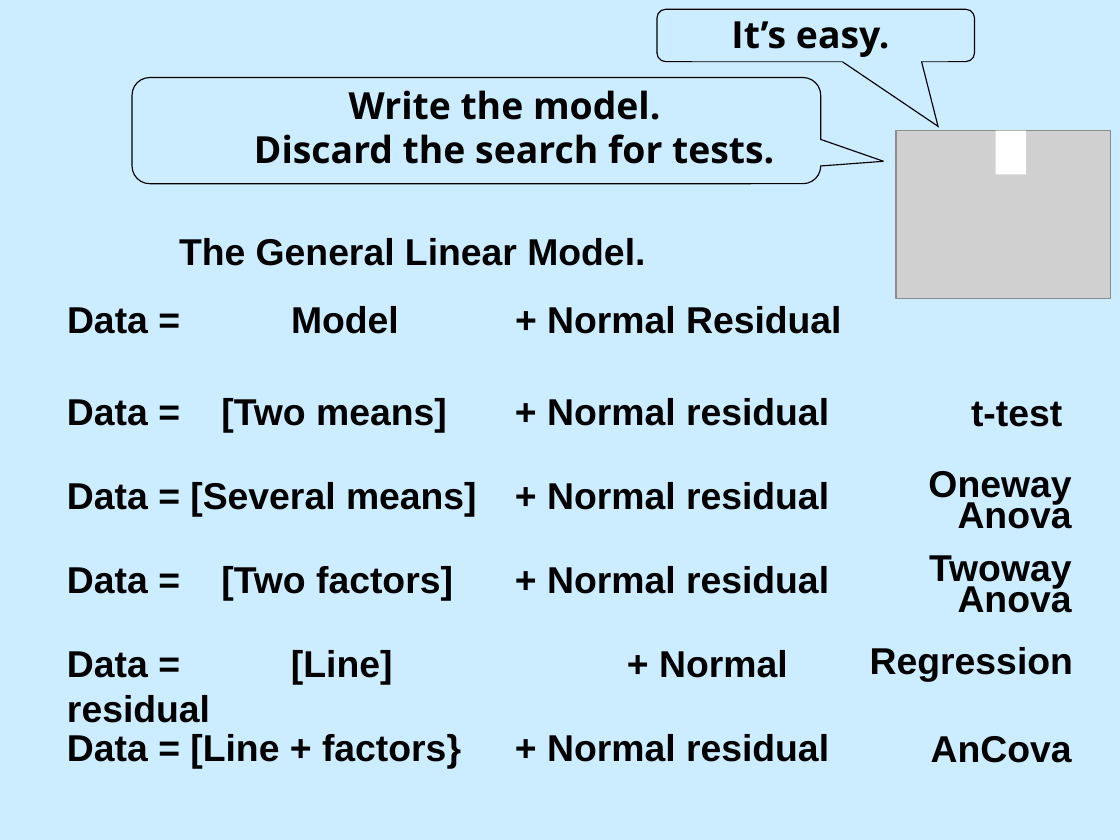
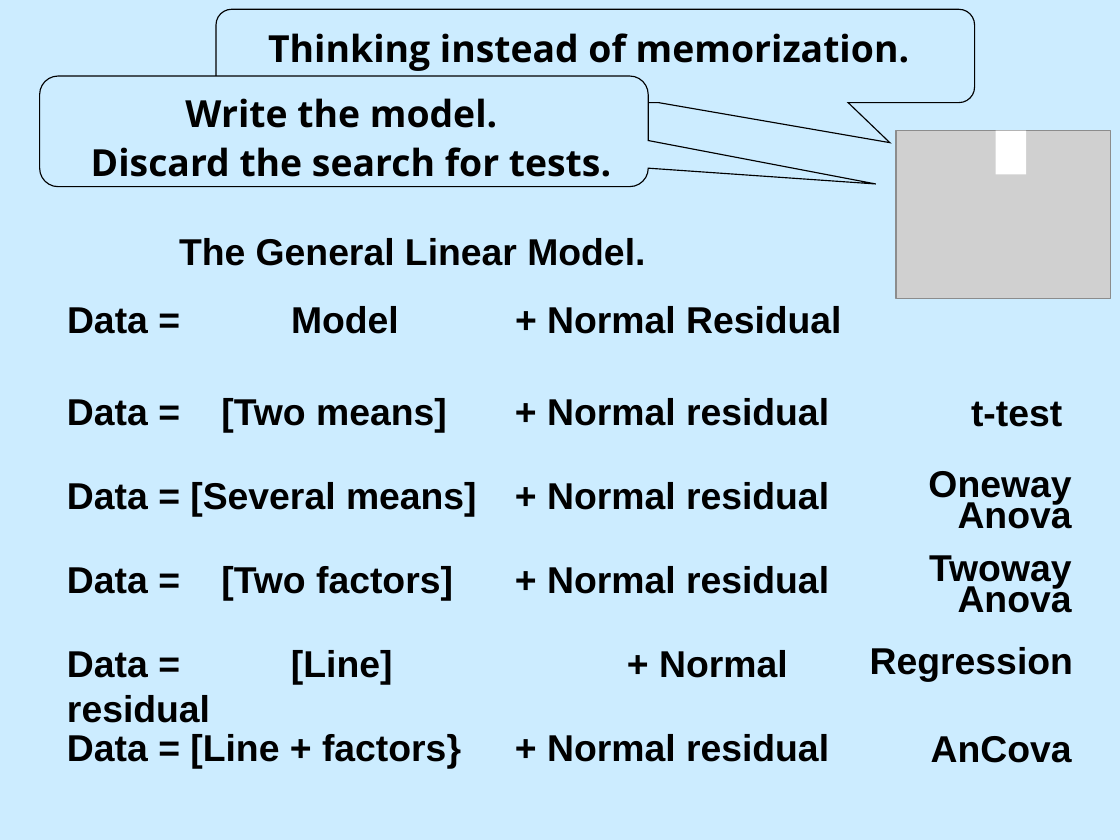
Before and after one commit to DavidCSchneider/StatisticalScience, a slide deck: slide 27 of LNotes/Pt1/Ch1_1.ppt (slide 25 before the commit). Drawn at 1120x840 pixels with LibreOffice and Linux fonts; fonts in the diff are those of the drawing; grey boxes stand for pictures. Boxes give left, top, right and bottom in pixels: in the first picture for what was removed or moved away, otherwise in the second. Text is boxed around its words. In the diff, an @@ line names an element or a change of style, - is before the commit and + after.

```diff
--- a/LNotes/Pt1/Ch1_1.ppt
+++ b/LNotes/Pt1/Ch1_1.ppt
@@ rounded speech box added at (216, 9, 974, 102), fill #CCECFF, outline #000000 0.74 pt @@
@@ rounded speech box removed at (657, 9, 976, 62) @@
@@ text removed at (731, 21, 890, 57) @@
-It’s easy.
@@ text added at (268, 33, 909, 71), 24 pt, text #000000, bold @@
+Thinking instead of memorization.
@@ text "Write the model.": place and size @@
-text "Write the model." at (254, 90, 774, 164)
+text "Write the model." at (91, 98, 611, 187)
@@ rounded speech box: place and size @@
-rounded speech box at (132, 77, 821, 184)
+rounded speech box at (39, 76, 647, 187)
@@ rounded speech box at (39, 76, 647, 187): proportions changed @@
@@ text at (91, 147, 611, 187): line spacing 1 to 0.5; more space between paragraphs @@
```
Also in this commit, not shown: 28 other slides changed, 6 slides added, 4 slides removed, 3 other files.
